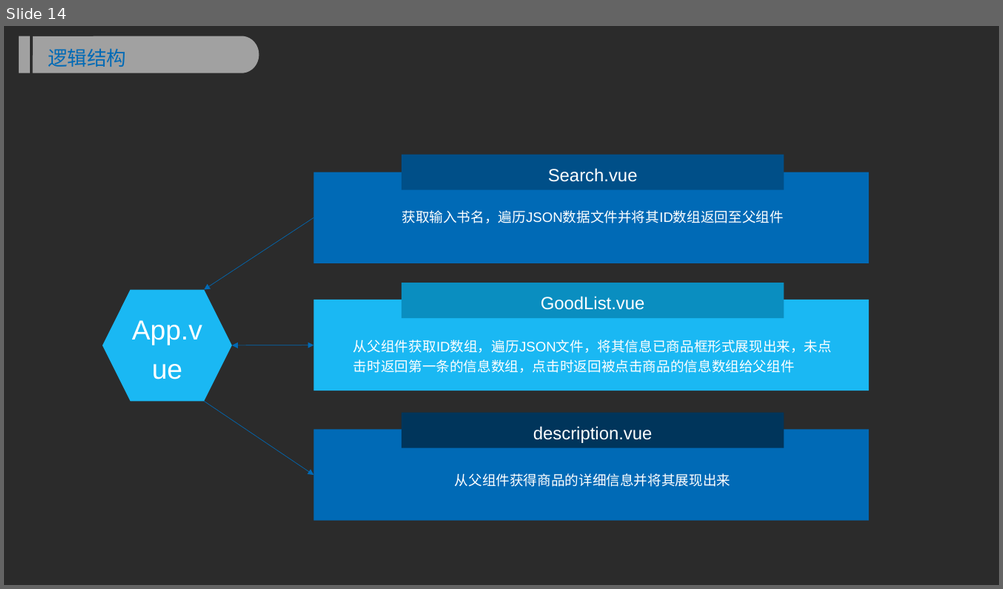
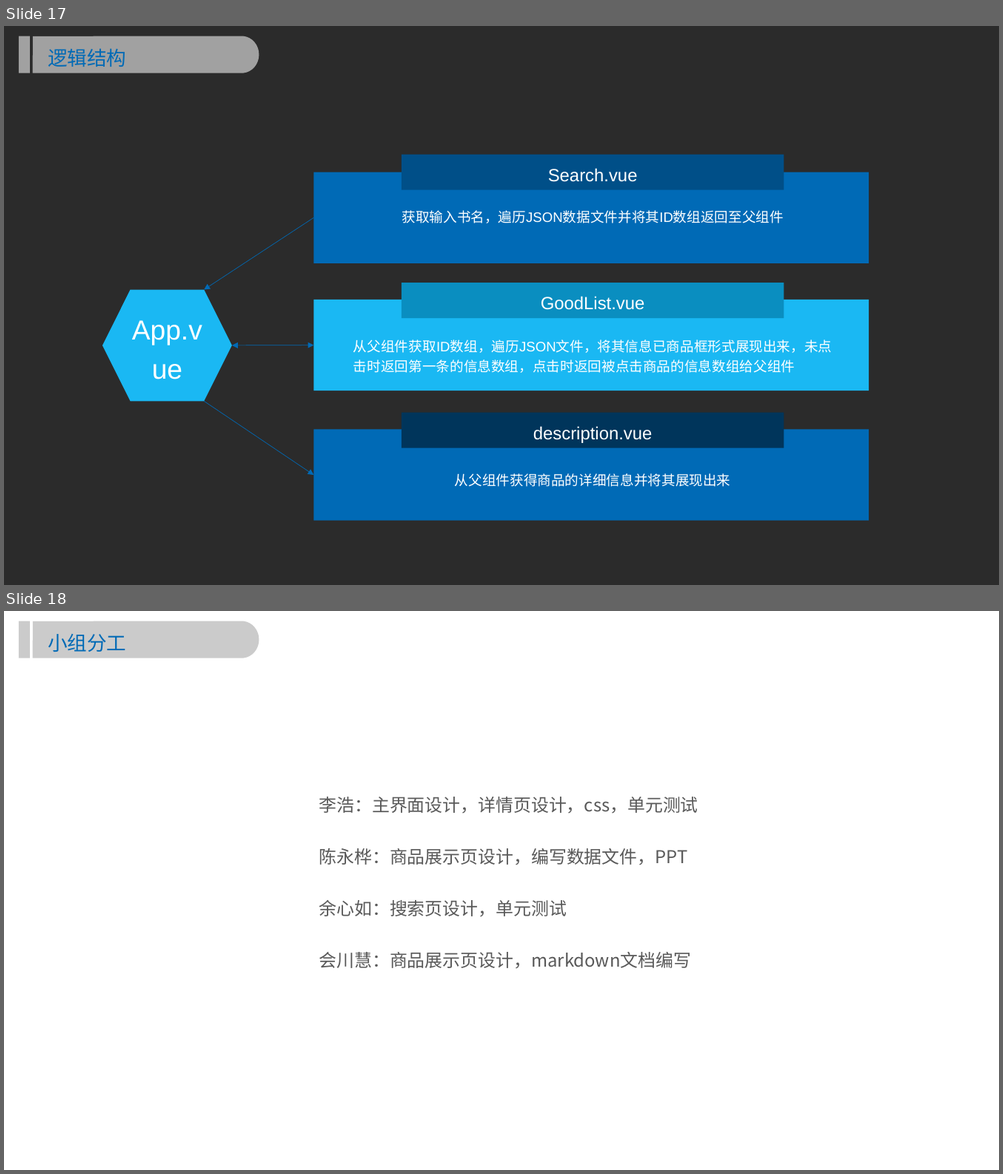
Before and after one commit to yfzm/FPSEI-team2, a slide deck: PROJECT2.pptx. Shown one above the other, each under a label of ours: slide 14 before the commit, slides 17 and 18 after it. The pictures are 1003x589 and 1003x1174 pixels, drawn with LibreOffice and Linux fonts; fonts in the diff are those of the drawing; background and template pictures are left out; a plain dark background stands for a picture behind light text. Boxes give left, top, right and bottom in pixels: in the first picture for what was removed or moved away, otherwise in the second. Text is boxed around its words. In the diff, an @@ line names an element or a change of style, - is before the commit and + after.

```diff
--- a/PROJECT2.pptx
+++ b/PROJECT2.pptx
@@ slide 18 added at [4, 611, 999, 1170], background picture (left out) @@
@@ rectangle added at [19, 621, 30, 658], fill #BFBFBF at 80% opacity @@
@@ freeform shape added at [32, 621, 259, 658], fill #BFBFBF at 80% opacity @@
@@ text added at [48, 634, 126, 652], 20 pt, text #006AB6 @@
+小组分工
@@ text added at [318, 797, 697, 813], 18 pt, text #595959 @@
+李浩：主界面设计，详情页设计，css，单元测试
@@ text added at [319, 849, 688, 865], 18 pt, text #595959 @@
+陈永桦：商品展示页设计，编写数据文件，PPT
@@ text added at [318, 900, 566, 917], 18 pt, text #595959 @@
+余心如：搜索页设计，单元测试
@@ text added at [318, 952, 691, 968], 18 pt, text #595959 @@
+会川慧：商品展示页设计，markdown文档编写
@@ what was slide 14 is now slide 17 @@
```
Also in this commit, not shown: 5 slides changed, 3 other slides added, 1 other file.
